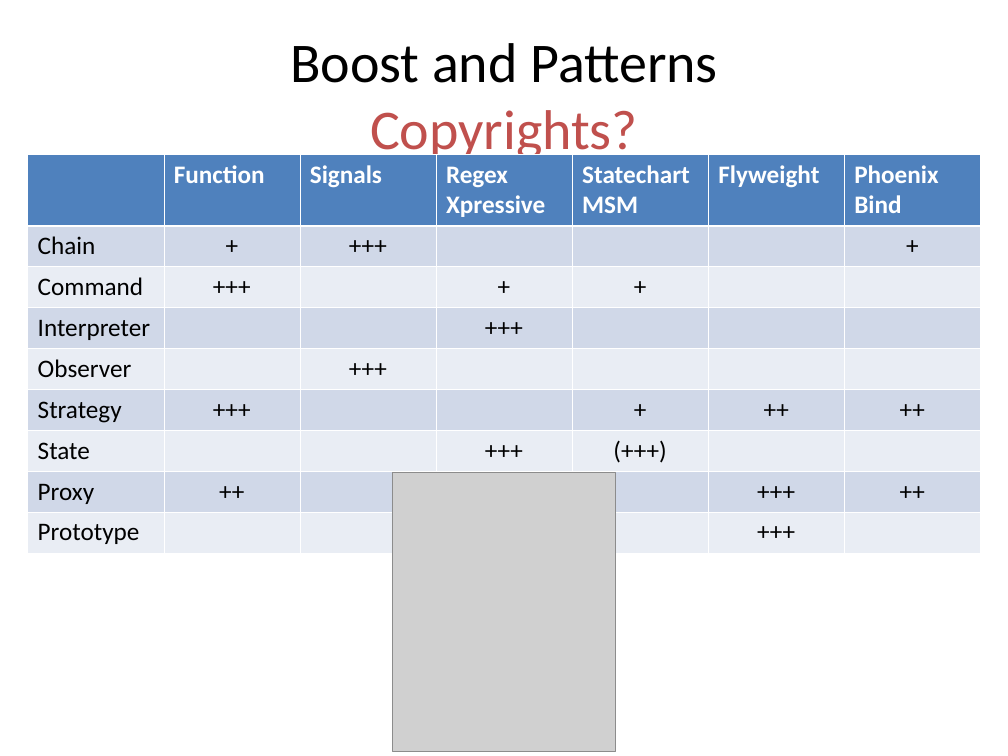
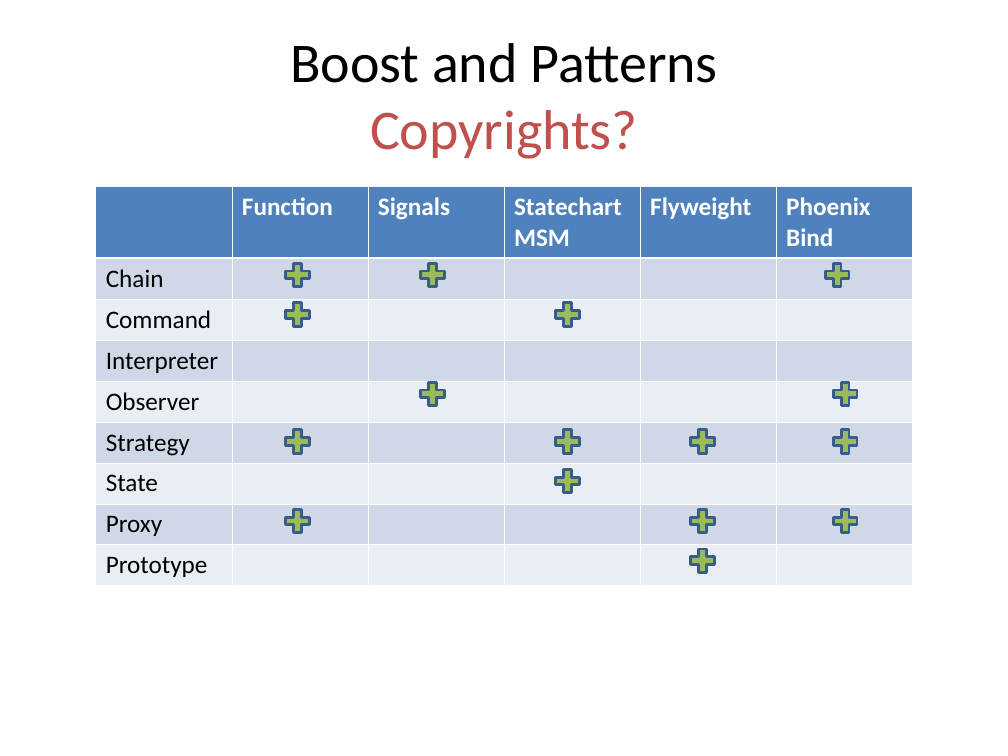
Before and after one commit to kamyu104/GofPatterns, a slide deck: slide 80 of Effective patterns.ppt (slide 76 before the commit). Drawn at 1008x756 pixels with LibreOffice and Linux fonts; fonts in the diff are those of the drawing; grey boxes stand for pictures. Boxes give left, top, right and bottom in pixels: in the first picture for what was removed or moved away, otherwise in the second. Text is boxed around its words. In the diff, an @@ line names an element or a change of style, - is before the commit and + after.

Commit message:
added tutorials for boost libs

```diff
--- a/Effective patterns.ppt
+++ b/Effective patterns.ppt
@@ title "Boost and Patterns Copyrights?" rewrapped from (x1=50, y1=30, x2=958, y2=156) to (x1=290, y1=43, x2=717, y2=159) @@
@@ table at (x1=96, y1=186, x2=912, y2=584) @@
-column 2: Function | + | +++ |  |  | +++ |  | ++ | 
-column 3: Signals | +++ |  |  | +++ |  |  |  | 
-column 4: Regex / Xpressive |  | + | +++ |  |  | +++ |  | 
-column 5: Statechart / MSM |  | + |  |  | + | (+++) |  | 
-column 6: Flyweight |  |  |  |  | ++ |  | +++ | +++
-column 7: Phoenix / Bind | + |  |  |  | ++ |  | ++ | 
+column 2: Function |  |  |  |  |  |  |  | 
+column 3: Signals |  |  |  |  |  |  |  | 
+column 4: Statechart / MSM |  |  |  |  |  |  |  | 
+column 5: Flyweight |  |  |  |  |  |  |  | 
+column 6: Phoenix / Bind |  |  |  |  |  |  |  | 
@@ table resized from (x1=27, y1=154, x2=980, y2=551) to (x1=96, y1=186, x2=912, y2=584) @@
@@ text removed at (x1=98, y1=188, x2=508, y2=237) @@
-• Table from boost-book
@@ freeform shape added at (x1=282, y1=259, x2=313, y2=290), fill #9BBB59, outline #385D8A 2.01 pt @@
@@ freeform shape added at (x1=416, y1=259, x2=448, y2=290), fill #9BBB59, outline #385D8A 2.01 pt @@
@@ freeform shape added at (x1=822, y1=259, x2=854, y2=290), fill #9BBB59, outline #385D8A 2.01 pt @@
@@ freeform shape added at (x1=282, y1=298, x2=313, y2=331), fill #9BBB59, outline #385D8A 2.01 pt @@
@@ freeform shape added at (x1=551, y1=298, x2=584, y2=331), fill #9BBB59, outline #385D8A 2.01 pt @@
@@ freeform shape added at (x1=416, y1=378, x2=448, y2=409), fill #9BBB59, outline #385D8A 2.01 pt @@
@@ freeform shape added at (x1=830, y1=378, x2=861, y2=409), fill #9BBB59, outline #385D8A 2.01 pt @@
@@ freeform shape added at (x1=282, y1=425, x2=313, y2=458), fill #9BBB59, outline #385D8A 2.01 pt @@
@@ freeform shape added at (x1=551, y1=425, x2=584, y2=458), fill #9BBB59, outline #385D8A 2.01 pt @@
@@ freeform shape added at (x1=686, y1=425, x2=719, y2=458), fill #9BBB59, outline #385D8A 2.01 pt @@
@@ freeform shape added at (x1=830, y1=425, x2=861, y2=458), fill #9BBB59, outline #385D8A 2.01 pt @@
@@ picture removed at (x1=393, y1=473, x2=616, y2=752) @@
@@ freeform shape added at (x1=551, y1=466, x2=584, y2=497), fill #9BBB59, outline #385D8A 2.01 pt @@
@@ freeform shape added at (x1=282, y1=505, x2=313, y2=536), fill #9BBB59, outline #385D8A 2.01 pt @@
@@ freeform shape added at (x1=686, y1=505, x2=719, y2=536), fill #9BBB59, outline #385D8A 2.01 pt @@
@@ freeform shape added at (x1=830, y1=505, x2=861, y2=536), fill #9BBB59, outline #385D8A 2.01 pt @@
@@ freeform shape added at (x1=686, y1=544, x2=719, y2=576), fill #9BBB59, outline #385D8A 2.01 pt @@
```
Also in this commit, not shown: 24 other slides changed, 14 slides added, 10 slides removed, 5 other files.
